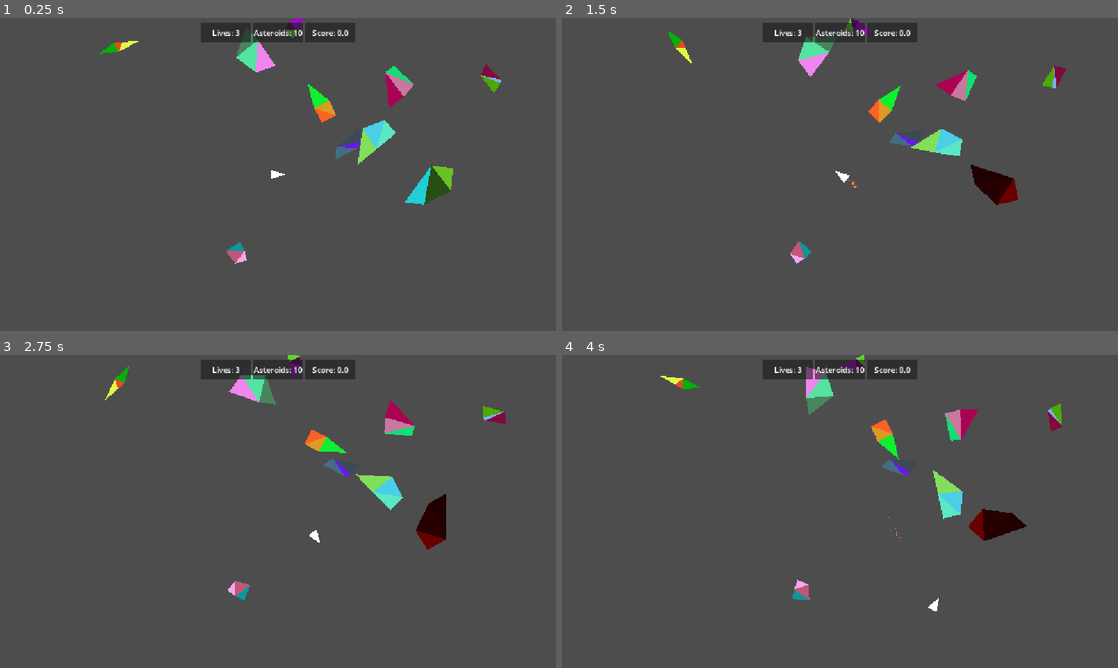
Above: before the commit, frames 1-4 (two rows, left to right).
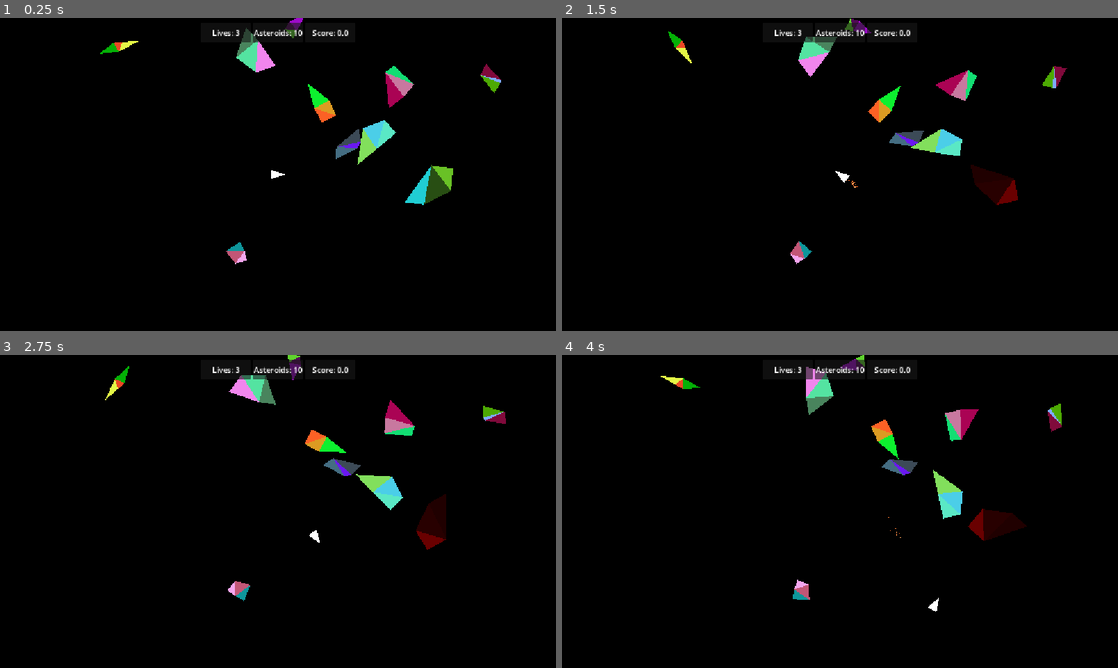
Above: after the commit, the same moments.

Repository: ProudFridge/Asteroids
Game: Godot game, scene res://scenes/game/game.tscn
Same seed, same stepped clock (60 frames per second), same inputs: the game is played once before the commit and once after it.
Inputs (mouse positions are in pixels of both pictures, inside the frame that each line leads up to):
- Up to frame 1 (0.25 s): no input
- Up to frame 2 (1.5 s): tap Enter at 0.5 s; move the mouse to (962, 158) at 0.52 s; hold D (turn_right) 0.53-1.28 s; hold Space (shoot) 0.53-1.28 s; click (962, 158) at 0.67 s; move the mouse to (728, 190) at 1.27 s; hold S (backwards) from 1.28 s (still down); tap Alt at 1.35 s
- Up to frame 3 (2.75 s): move the mouse to (333, 442) at 2.02 s; release S (backwards) at 2.03 s; hold D (turn_right) from 2.03 s (still down); tap Shift at 2.1 s
- Up to frame 4 (4 s): move the mouse to (812, 574) at 2.77 s; release D (turn_right) at 2.78 s; hold W (forwards) 2.78-3.53 s; tap Space (shoot) at 2.85 s; click (812, 574) at 2.92 s; move the mouse to (1006, 558) at 3.52 s; hold A (turn_left) from 3.53 s (still down); tap Alt at 3.6 s

The runs differ from the first frame. In frame 1, 97% of the frame differs, in the area x 0-100%, y 0-100%; in frame 2, 97%; in frame 3, 97%; in frame 4, 97%.

Commit message:
Add SwitcherSingleton to change scenes

Diff:
--- a/project.godot
+++ b/project.godot
@@ -19,6 +19,7 @@
 
 Dev="*uid://cuk45t5ihah8"
 Global="*uid://b4b6j7xrtqeib"
+SwitcherSingleton="*uid://bkahmpa3ax8nu"
 
 [debug]
 
--- a/scenes/bullet/bullet.gd
+++ b/scenes/bullet/bullet.gd
@@ -4,8 +4,11 @@
 var damage: float = 50
 var speed: float = 500
 
+@onready var lifetime_timer: Timer = $LifetimeTimer
+
 func _ready() -> void:
 	velocity = speed * Vector2.from_angle(rotation)
+	lifetime_timer.timeout.connect(_on_lifetime_timer_timeout)
 
 func _physics_process(delta: float) -> void:
 	var collision: KinematicCollision2D = move_and_collide(velocity * delta)
@@ -16,5 +19,8 @@
 			body.take_damage(damage)
 			disappear()
 
+func _on_lifetime_timer_timeout() -> void:
+	disappear()
+
 func disappear() -> void:
 	queue_free()
--- a/scenes/bullet/bullet.tscn
+++ b/scenes/bullet/bullet.tscn
@@ -18,3 +18,8 @@
 [node name="MeshInstance2D" type="MeshInstance2D" parent="." unique_id=1325296715]
 scale = Vector2(10, 2.5)
 mesh = SubResource("QuadMesh_2m7xh")
+
+[node name="LifetimeTimer" type="Timer" parent="." unique_id=568520903]
+wait_time = 3.0
+one_shot = true
+autostart = true
--- a/scenes/game/game.tscn
+++ b/scenes/game/game.tscn
@@ -8,6 +8,8 @@
 [ext_resource type="Script" uid="uid://yb8dwdqkpvd5" path="res://scenes/game/ui/lives_label.gd" id="6_5i0tg"]
 [ext_resource type="Script" uid="uid://bq0jrxq4w8tr7" path="res://scenes/game/ui/asteroid_count_label.gd" id="7_bdhmt"]
 [ext_resource type="Script" uid="uid://d0q2jesqvby2b" path="res://scenes/game/ui/score_label.gd" id="8_87uf6"]
+[ext_resource type="Script" uid="uid://brhsil1e8wm57" path="res://scenes/game/ui/you_won_label.gd" id="9_2a8rs"]
+[ext_resource type="Script" uid="uid://cnmj5fjbir2lx" path="res://scenes/game/ui/game_over_label.gd" id="9_4j704"]
 
 [sub_resource type="LabelSettings" id="LabelSettings_0sr1o"]
 
@@ -34,6 +36,16 @@
 anchor_bottom = 1.0
 grow_horizontal = 2
 grow_vertical = 2
+
+[node name="ColorRect" type="ColorRect" parent="UI" unique_id=2144515775]
+z_index = -10
+layout_mode = 1
+anchors_preset = 15
+anchor_right = 1.0
+anchor_bottom = 1.0
+grow_horizontal = 2
+grow_vertical = 2
+color = Color(0, 0, 0, 1)
 
 [node name="MarginContainer" type="MarginContainer" parent="UI" unique_id=213812162]
 custom_minimum_size = Vector2(320, 0)
@@ -110,7 +122,7 @@
 script = ExtResource("8_87uf6")
 asteroidManager = NodePath("../../../../../Managers/AsteroidManager")
 
-[node name="GameOverLabel" type="Label" parent="UI" unique_id=469862239]
+[node name="GameOverLabel" type="Label" parent="UI" unique_id=469862239 node_paths=PackedStringArray("gameManager")]
 visible = false
 layout_mode = 1
 anchors_preset = 8
@@ -126,3 +138,23 @@
 grow_vertical = 2
 text = "Game Over!"
 label_settings = SubResource("LabelSettings_0sr1o")
+script = ExtResource("9_4j704")
+gameManager = NodePath("../../Managers/GameManager")
+
+[node name="YouWonLabel" type="Label" parent="UI" unique_id=37234498 node_paths=PackedStringArray("gameManager")]
+visible = false
+layout_mode = 1
+anchors_preset = 8
+anchor_left = 0.5
+anchor_top = 0.5
+anchor_right = 0.5
+anchor_bottom = 0.5
+offset_left = -20.0
+offset_top = -11.5
+offset_right = 20.0
+offset_bottom = 11.5
+grow_horizontal = 2
+grow_vertical = 2
+text = "You won!"
+script = ExtResource("9_2a8rs")
+gameManager = NodePath("../../Managers/GameManager")
--- /dev/null
+++ b/scenes/game/ui/game_over_label.gd
@@ -0,0 +1,11 @@
+extends Label
+
+@export var gameManager: GameManager
+
+# Called when the node enters the scene tree for the first time.
+func _ready() -> void:
+	gameManager.lost.connect(_on_game_manager_lost)
+
+
+func _on_game_manager_lost() -> void:
+	visible = true
--- a/scenes/game/ui/score_label.gd
+++ b/scenes/game/ui/score_label.gd
@@ -10,4 +10,5 @@
 
 
 func _on_asteroid_manager_asteroid_removed() -> void:
+	score += 10
 	text = "Score: " + str(score)
--- /dev/null
+++ b/scenes/game/ui/you_won_label.gd
@@ -0,0 +1,11 @@
+extends Label
+
+@export var gameManager: GameManager
+
+# Called when the node enters the scene tree for the first time.
+func _ready() -> void:
+	gameManager.won.connect(_on_game_manager_won)
+
+
+func _on_game_manager_won() -> void:
+	visible = true
--- /dev/null
+++ b/singletons/switcher_singleton/switcher_singleton.gd
@@ -0,0 +1,23 @@
+extends Node
+
+var currentScene: Node = null
+
+func _ready() -> void:
+	var root: Window = get_tree().root
+	currentScene = root.get_child(-1)
+
+
+func goto_scene(path: String) -> void:
+	_deferred_goto_scene.call_deferred(path)
+
+
+func _deferred_goto_scene(path: String) -> void:
+	currentScene.free()
+
+	var s: Resource = ResourceLoader.load(path)
+
+	currentScene = s.instantiate()
+
+	get_tree().root.add_child(currentScene)
+
+	get_tree().current_scene = currentScene
Not shown, added: scenes/game/ui/game_over_label.gd.uid
Not shown, added: scenes/game/ui/you_won_label.gd.uid
Not shown, added: singletons/switcher_singleton/switcher_singleton.gd.uid
